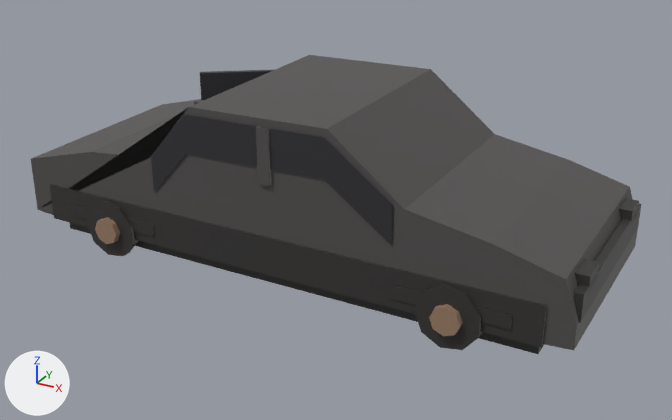
Before and after pictures for a commit that changed the glTF model assets/props/car_wreck.glb.
Before and after are seen from a 50 mm lens placed at (3.41, -5.99, 3.51), pointed at (0.05, 0.11, 0.46). Every picture has the same lights, and +X, +Y and +Z are marked at lower left. The picture after the commit comes second. Vertices at exactly the same position are counted once.

The first picture shows 'car_wreck.001'.
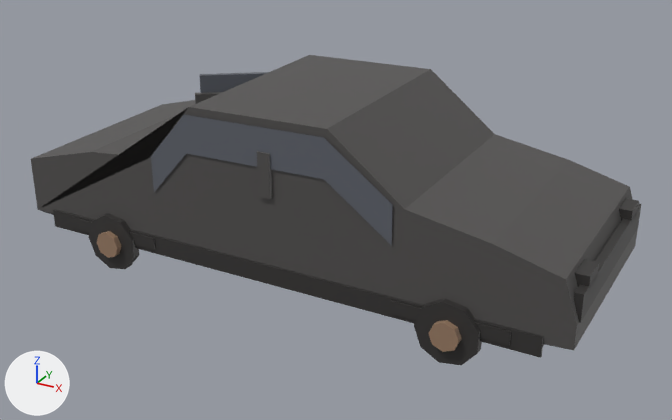
Commit message: car_wreck 预渲染审计修复：接地/悬浮门玻璃/玻璃对比（§20.4 待修项落地）

Pixel boxes [x1, y1, x2, y2] of what changed, in the pictures (672 x 420 px; the box of a moved part takes in the faces that stretch with it):
'car_wreck.001', reshaped
    before: [31, 55, 641, 354]
    after: [31, 55, 641, 365]
part 1 of me_car_wreck_001, moved or reshaped
    before: [256, 126, 272, 186]
    after: [257, 151, 272, 199]
part 2 of me_car_wreck_001, moved or reshaped
    before: [390, 285, 512, 330]
    after: [390, 300, 511, 345]
part 3 of me_car_wreck_001, moved or reshaped
    before: [414, 284, 482, 350]
    after: [414, 299, 482, 365]
part 4 of me_car_wreck_001, moved or reshaped
    before: [69, 203, 154, 236]
    after: [71, 217, 155, 250]
part 5 of me_car_wreck_001, moved or reshaped
    before: [87, 200, 138, 256]
    after: [89, 213, 139, 269]
part 6 of me_car_wreck_001, moved or reshaped (mostly hidden)
    before: [194, 100, 204, 104]
    after: [195, 92, 222, 104]
part 7 of me_car_wreck_001, moved or reshaped
    before: [200, 70, 273, 100]
    after: [200, 72, 268, 93]
part 8 of me_car_wreck_001, moved or reshaped
    before: [50, 184, 547, 348]
    after: [53, 209, 544, 358]
part 9 of me_car_wreck_001, moved or reshaped
    both: [151, 115, 393, 246]
part 10 of me_car_wreck_001, recoloured (lighter)
    both: [151, 72, 393, 246]

What the commit changed:
me_car_wreck_001 is used by ob_car_wreck_001; location (0.0, 0.0, 0.0).
Before the commit, vertices of me_car_wreck_001: 36 (-1.0, -0.87, 1.06) at pixel (150, 156), 37 (-0.66, -0.87, 1.44) at pixel (183, 114), 38 (-0.66, -0.87, 1.14) at pixel (186, 153), 39 (-1.0, -0.87, 0.76) at pixel (153, 192), 40 (0.5, -0.87, 1.46) at pixel (323, 137).
Before the commit, vertices of me_car_wreck_001: 41 (0.5, -0.87, 1.16) at pixel (323, 179), 42 (1.02, -0.87, 1.08) at pixel (392, 204), 43 (1.02, -0.87, 0.78) at pixel (391, 245).
me_car_wreck_001 had 320 vertices, 532 faces and spanned x -2.32..2.31, y -0.96..1.41, z 0.12..1.52.
me_car_wreck_001 now has 320 vertices, 532 faces and spans x -2.32..2.31, y -0.96..1.35, z 0.0..1.52.
me_car_wreck_001 part 1: the loose piece of 8 vertices spanning x -0.03..0.07, y -0.89..-0.86, z 1.03..1.45 is scaled about its middle by (1, 1, 0.81), then moved by (0.0, 0.0, -0.14).
me_car_wreck_001 part 2: the loose piece of 8 vertices spanning x 1.03..1.89, y -0.89..-0.83, z 0.39..0.49 is moved by (0.0, 0.0, -0.12).
me_car_wreck_001 part 3: the loose piece of 37 vertices spanning x 1.22..1.69, y -0.96..-0.84, z 0.12..0.6 is moved by (0.0, 0.0, -0.12).
me_car_wreck_001 part 4: the loose piece of 8 vertices spanning x -1.89..-1.03, y -0.89..-0.83, z 0.39..0.49 is moved by (0.0, 0.0, -0.12).
me_car_wreck_001 part 5: the loose piece of 37 vertices spanning x -1.7..-1.23, y -0.96..-0.84, z 0.12..0.6 is moved by (0.0, 0.0, -0.12).
me_car_wreck_001 part 6: the loose piece of 8 vertices spanning x -1.59..-0.63, y 0.42..1.14, z 0.39..1.05 is moved by (-0.14, 0.2, 0.0).
me_car_wreck_001 part 7: the loose piece of 8 vertices spanning x -1.77..-0.89, y 0.76..1.41, z 0.91..1.21 is moved by (0.05, -0.07, 0.0).
me_car_wreck_001 part 8: the loose piece of 8 vertices spanning x -2.1..2.1, y -0.88..-0.86, z 0.31..0.61 is scaled about its middle by (1, 1, 0.5), then moved by (0.0, 0.0, -0.15).
Part 9, on me_car_wreck_001:
Vertices 36, 37, 40, 42 of me_car_wreck_001 move by (0.0, 0.0, -0.3).
Vertices 38, 39, 41, 43 of me_car_wreck_001 move by (0.0, 0.0, 0.3).
me_car_wreck_001 part 10: 24 faces centred in x -1.76..0.85, y -0.87..1.4, z 0.91..1.35 are repainted in the vertex colours; the middle colour goes from dark grey #303035 to dark grey #5f636c.
Other edits to the shape of me_car_wreck_001 do not show in these pictures.
